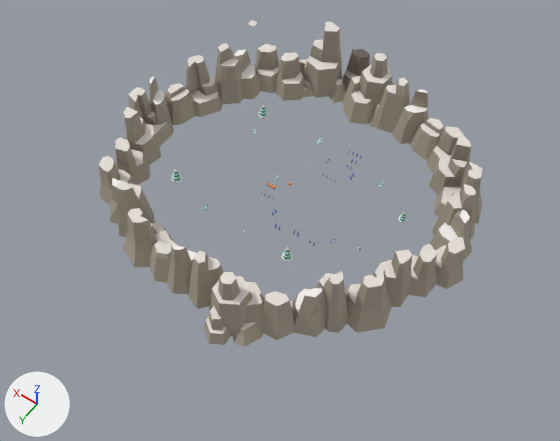
One commit to the glTF model frontend/public/models/maps/map2/decorations.glb: the scene before it, then after it.
Both versions are drawn from a 50 mm lens placed at (-125.0, 182.0, 258.0), pointed at (-8.0, 18.0, 0.0). The lights are fixed; the arrows at lower left show +X, +Y and +Z. Where no turn or scale is listed for an object, it has been applied to the vertices. Vertices at the same position are counted once.

Names of what the first picture shows: 'rock_tallA', 'rock_tallB', 'rock_tallB.001', 'rock_tallC.001', 'rock_tallF.005', 'rock_tallG', 'rock_tallG.001', 'rock_tallH.001', 'rock_tallH.002', 'rock_tallH.004', 'rock_tallI.001', 'rock_tallJ.001'.
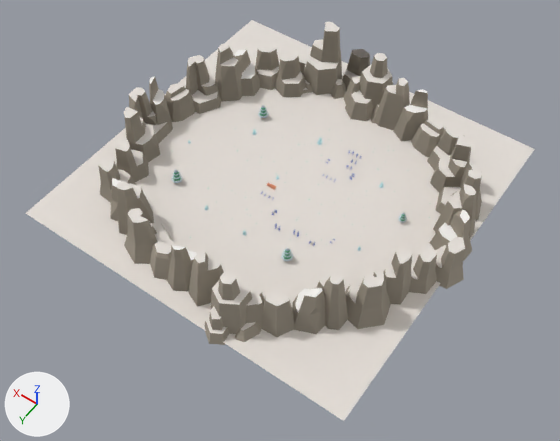
Pixel boxes (x1, y1, x2, y2) of what changed, in the pictures (560 x 441 px):
'ground_grass', reshaped (4527% wider, 5643% taller)
    before: (248, 20, 258, 26)
    after: (26, 20, 534, 421)
part 1 of me_mesh_ground_grass, added
    after: (26, 23, 534, 421)

The edits, one by one:
me_mesh_ground_grass is used by ob_ground_grass; location (80.0, -80.0, 0.0).
me_mesh_ground_grass had 4 vertices, 2 faces and spanned x -2.0..2.0, y -2.0..2.0, z 0.0.
me_mesh_ground_grass now has 1681 vertices, 3200 faces and spans x -158.0..2.0, y -2.0..158.0, z 0.0.
me_mesh_ground_grass part 1: 1677 vertices added at x -158.0..2.0, y -2.0..158.0, z 0.0.
